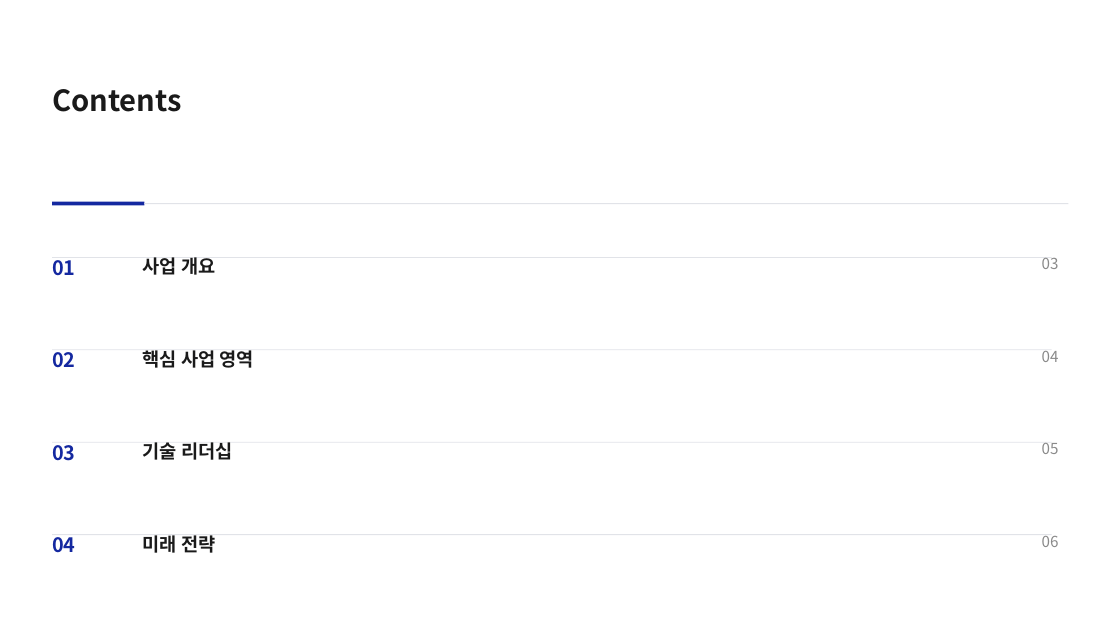
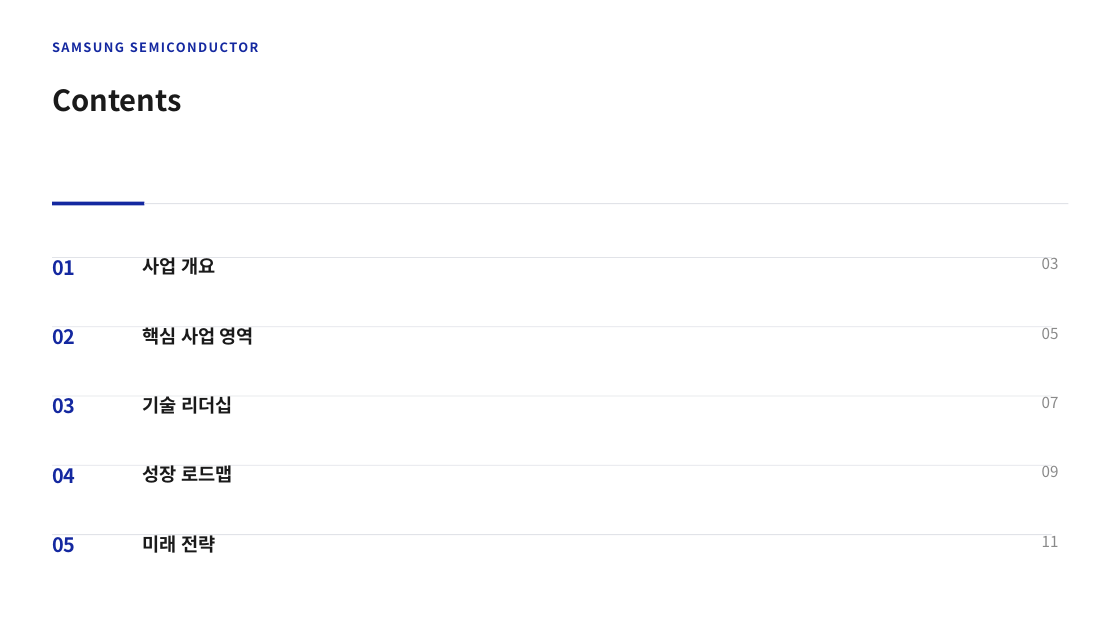
Before and after one commit to sylvanus4/kr-brand-decks, a slide deck: slide 2 of skills/deck-samsung-semi/examples/samsung-semi-6p.pptx. Drawn at 1120x630 pixels with LibreOffice and Linux fonts; fonts in the diff are those of the drawing. Boxes give left, top, right and bottom in pixels: in the first picture for what was removed or moved away, otherwise in the second. Text is boxed around its words. In the diff, an @@ line names an element or a change of style, - is before the commit and + after.

```diff
--- a/skills/deck-samsung-semi/examples/samsung-semi-6p.pptx
+++ b/skills/deck-samsung-semi/examples/samsung-semi-6p.pptx
@@ text added at (52,37,850,64), 11 pt, text #1428A0, bold @@
+SAMSUNG SEMICONDUCTOR
@@ text "02": place and size @@
-text "02" at (52,352,75,368)
+text "02" at (52,329,75,345)
@@ rectangle: place and size @@
-rectangle at (52,350,1052,350)
+rectangle at (52,326,1052,327)
@@ text "핵심 사업 영역": place and size @@
-text "핵심 사업 영역" at (143,350,254,368)
+text "핵심 사업 영역" at (143,327,254,345)
@@ text "05": place and size @@
-text "05" at (1042,442,1059,454)
+text "05" at (1042,328,1059,339)
@@ text removed at (1042,351,1059,362) @@
-04
@@ text "03": place and size @@
-text "03" at (52,445,75,461)
+text "03" at (52,398,75,414)
@@ rectangle added at (52,396,1052,397), fill #E1E3E8 @@
@@ text "기술 리더십": place and size @@
-text "기술 리더십" at (143,442,232,460)
+text "기술 리더십" at (143,396,232,414)
@@ text added at (1042,397,1059,408), 13 pt, text #8A8A8A @@
+07
@@ text "04": place and size @@
-text "04" at (52,537,75,553)
+text "04" at (52,468,75,484)
@@ rectangle: place and size @@
-rectangle at (52,442,1052,443)
+rectangle at (52,465,1052,465)
@@ text added at (143,465,232,483), 16 pt, text #1A1A1A, bold @@
+성장 로드맵
@@ text added at (1042,465,1059,477), 13 pt, text #8A8A8A @@
+09
@@ text added at (52,537,75,553), 17 pt, text #1428A0, bold @@
+05
@@ text at (1042,536,1059,547): text changed @@
-06
+11
```
Also in this commit, not shown: 3 other slides changed, 5 slides added, 14 other files.
